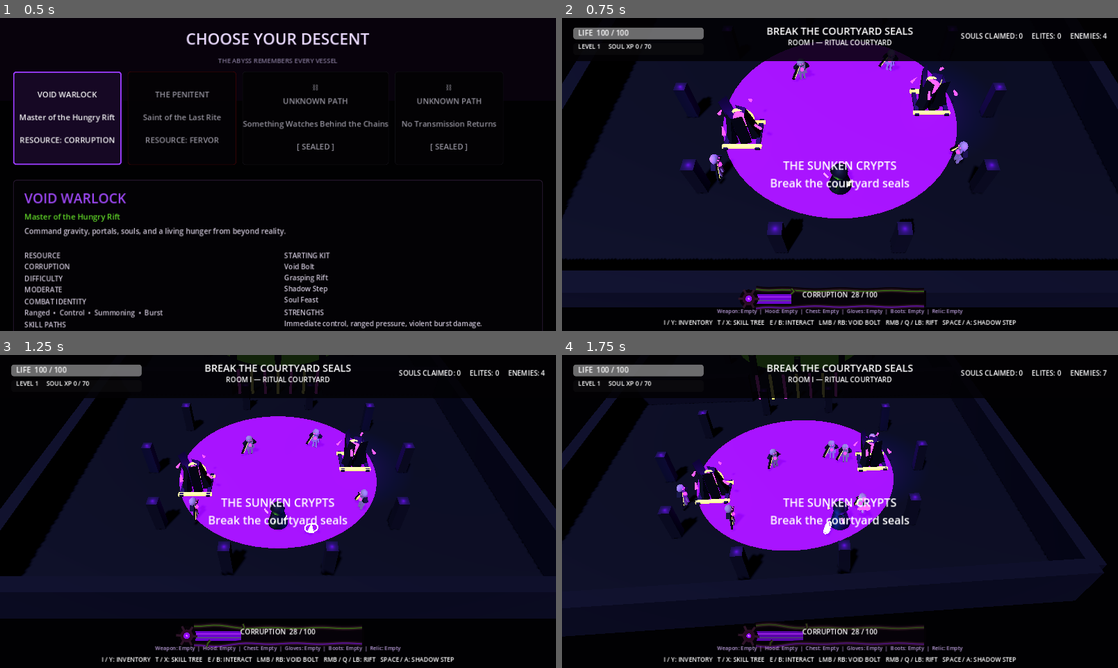
Above: before the commit, frames 1-4 (two rows, left to right).
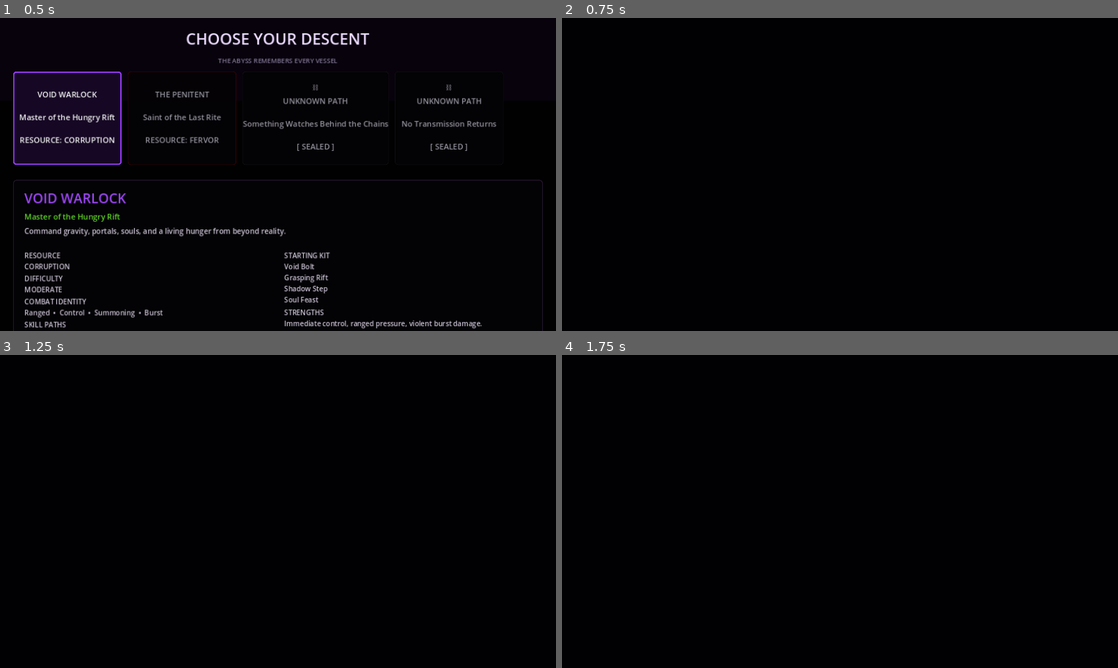
Above: after the commit, the same moments.

Repository: D3MISEarch/ABYSSFALL
Game: Godot game, scene res://main.tscn
The game is run twice, just before and just after one commit, with the same random seed, the same clock (stepped at 60 frames per second) and the same inputs.
Inputs (mouse positions are in pixels of both pictures, inside the frame that each line leads up to):
- Up to frame 1 (0.5 s): no input
- Up to frame 2 (0.75 s): click "VOID WARLOCK Master of the Hu…" at 0.5 s
- Up to frame 3 (1.25 s): no input
- Up to frame 4 (1.75 s): tap Enter (ui_accept) at 1.25, 1.52 s; move the mouse to (962, 495) at 1.27 s; press the mouse at (962, 495) at 1.28 s; hold D (move_right, bound only before the commit) from 1.28 s (still down)

Frame 1 is identical in both runs. In frame 2, 71% of the frame differs, in the area x 0-100%, y 2-99%; in frame 3, 61%; in frame 4, 60%.
Error after the commit: Parse Error: Cannot infer the type of "canvas" variable because the value doesn't have a set type. (res://scripts/multiclass_main.gd:222)

Commit message:
Bind Penitent to dedicated Fervor seal HUD

Diff:
--- a/scripts/multiclass_main.gd
+++ b/scripts/multiclass_main.gd
@@ -1,9 +1,11 @@
 extends "res://scripts/main.gd"
 
 const CHARACTER_FACTORY = preload("res://scripts/core/character_factory.gd")
+const FERVOR_SEAL_SCRIPT = preload("res://scripts/ui/fervor_seal.gd")
 
 var requested_class_id := ""
 var selected_class_id := CHARACTER_FACTORY.DEFAULT_CLASS_ID
+var penitent_hud_installed := false
 
 
 func _spawn_player() -> void:
@@ -76,7 +78,10 @@
 	maximum_value: float
 ) -> void:
 	if is_instance_valid(corruption_meter):
-		corruption_meter.set_corruption(current_value, maximum_value)
+		if corruption_meter.has_method("set_resource"):
+			corruption_meter.set_resource(current_value, maximum_value)
+		else:
+			corruption_meter.set_corruption(current_value, maximum_value)
 	if is_instance_valid(corruption_label):
 		corruption_label.text = (
 			"%s  %d / %d"
@@ -86,6 +91,32 @@
 
 func _on_player_corruption_changed(current_value: float, maximum_value: float) -> void:
 	_on_player_resource_changed("corruption", "Corruption", current_value, maximum_value)
+
+
+func preview_penitent_sacrament(cost: float = 40.0) -> Dictionary:
+	if (
+		selected_class_id != "penitent_placeholder"
+		or not is_instance_valid(player)
+		or not player.has_method("quote_sacrament_cost")
+	):
+		return {"can_cast": false}
+	var quote: Dictionary = player.quote_sacrament_cost(cost)
+	if is_instance_valid(corruption_meter) and corruption_meter.has_method("set_cost_preview"):
+		corruption_meter.set_cost_preview(
+			float(quote.get("fervor_spent", 0.0)),
+			int(quote.get("health_percent", 0))
+		)
+	return quote
+
+
+func clear_penitent_cost_preview() -> void:
+	if is_instance_valid(corruption_meter) and corruption_meter.has_method("clear_cost_preview"):
+		corruption_meter.clear_cost_preview()
+
+
+func set_penitent_sigil_capacity(active_count: int, maximum_count: int = 3) -> void:
+	if is_instance_valid(corruption_meter) and corruption_meter.has_method("set_sigil_capacity"):
+		corruption_meter.set_sigil_capacity(active_count, maximum_count)
 
 
 func _on_player_died() -> void:
@@ -175,8 +206,42 @@
 		if label.text.begins_with("VOID WARLOCK INVENTORY"):
 			label.text = "%s INVENTORY     —     I / ESC TO CLOSE" % display_name.to_upper()
 
+	if selected_class_id == "penitent_placeholder":
+		_install_penitent_resource_hud()
+
 	if is_instance_valid(menu_hint_label):
 		if selected_class_id == "void_warlock":
 			menu_hint_label.text = "I / Y: INVENTORY   T / X: SKILL TREE   E / B: INTERACT   LMB / RB: VOID BOLT   RMB / Q / LB: RIFT   SPACE / A: SHADOW STEP"
 		else:
-			menu_hint_label.text = "PENITENT ARCHITECTURE PLACEHOLDER   ATTACK: RITUAL BLADE TEST   Q / LB: SEAL MESSAGE   SPACE / A: DODGE   RESOURCE: %s" % resource_name.to_upper()
+			menu_hint_label.text = "PENITENT PLACEHOLDER   ATTACK: RITUAL BLADE   Q / LB: SEAL MESSAGE   SPACE / A: DODGE   RESOURCE: %s" % resource_name.to_upper()
+
+
+func _install_penitent_resource_hud() -> void:
+	if penitent_hud_installed or not is_instance_valid(corruption_meter):
+		return
+	var canvas := corruption_meter.get_parent()
+	if canvas == null:
+		return
+
+	corruption_meter.queue_free()
+	corruption_meter = FERVOR_SEAL_SCRIPT.new()
+	corruption_meter.name = "FervorSeal"
+	corruption_meter.set_anchors_preset(Control.PRESET_BOTTOM_RIGHT)
+	corruption_meter.position = Vector2(-224.0, -238.0)
+	corruption_meter.size = Vector2(196.0, 196.0)
+	canvas.add_child(corruption_meter)
+	corruption_meter.set_sigil_capacity(0, 3)
+
+	if is_instance_valid(corruption_label):
+		corruption_label.set_anchors_preset(Control.PRESET_BOTTOM_RIGHT)
+		corruption_label.position = Vector2(-245.0, -258.0)
+		corruption_label.size = Vector2(238.0, 26.0)
+		corruption_label.horizontal_alignment = HORIZONTAL_ALIGNMENT_CENTER
+		corruption_label.modulate = Color(0.82, 0.18, 0.19)
+
+	var resource_snapshot: Dictionary = player.get_resource_snapshot()
+	corruption_meter.set_resource(
+		float(resource_snapshot.get("current", 0.0)),
+		float(resource_snapshot.get("maximum", 100.0))
+	)
+	penitent_hud_installed = true
